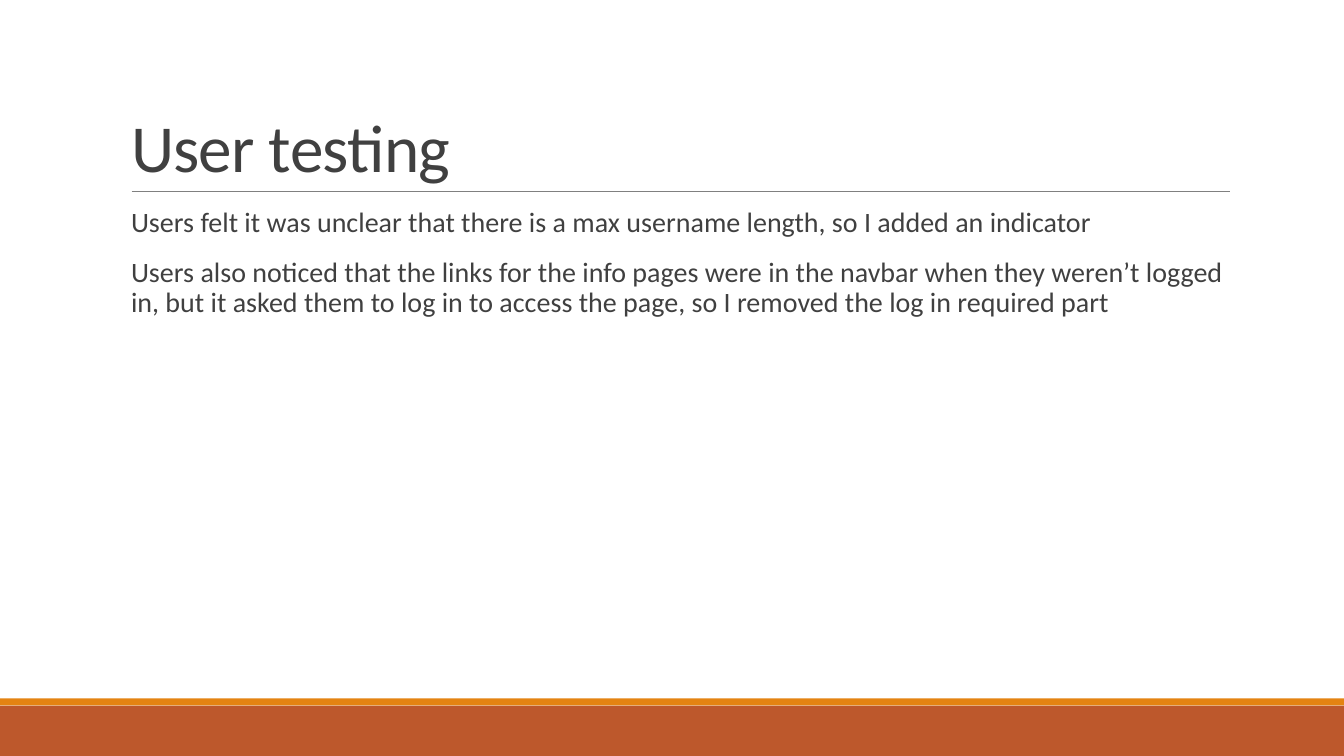
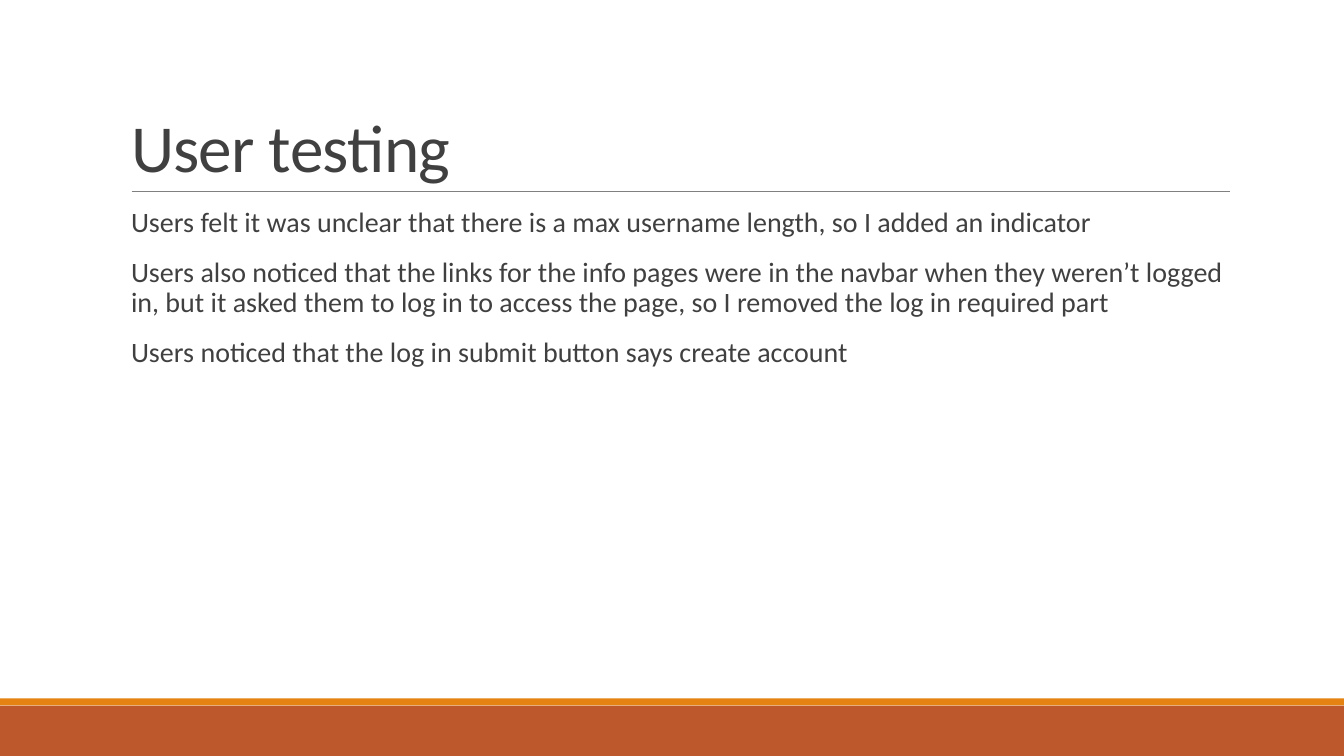
Before and after one commit to Kingston-Smith/13DigitalAlternate, a slide deck: slide 27 of AS91903_91906_Evidence_Template.pptx. Drawn at 1344x756 pixels with LibreOffice and Linux fonts; fonts in the diff are those of the drawing. Boxes give left, top, right and bottom in pixels: in the first picture for what was removed or moved away, otherwise in the second. Text is boxed around its words. In the diff, an @@ line names an element or a change of style, - is before the commit and + after.

```diff
--- a/AS91903_91906_Evidence_Template.pptx
+++ b/AS91903_91906_Evidence_Template.pptx
@@ text at box(131, 342, 847, 367): paragraph added @@
+  Users noticed that the log in submit button says create account
```
Also in this commit, not shown: 1 other file.
